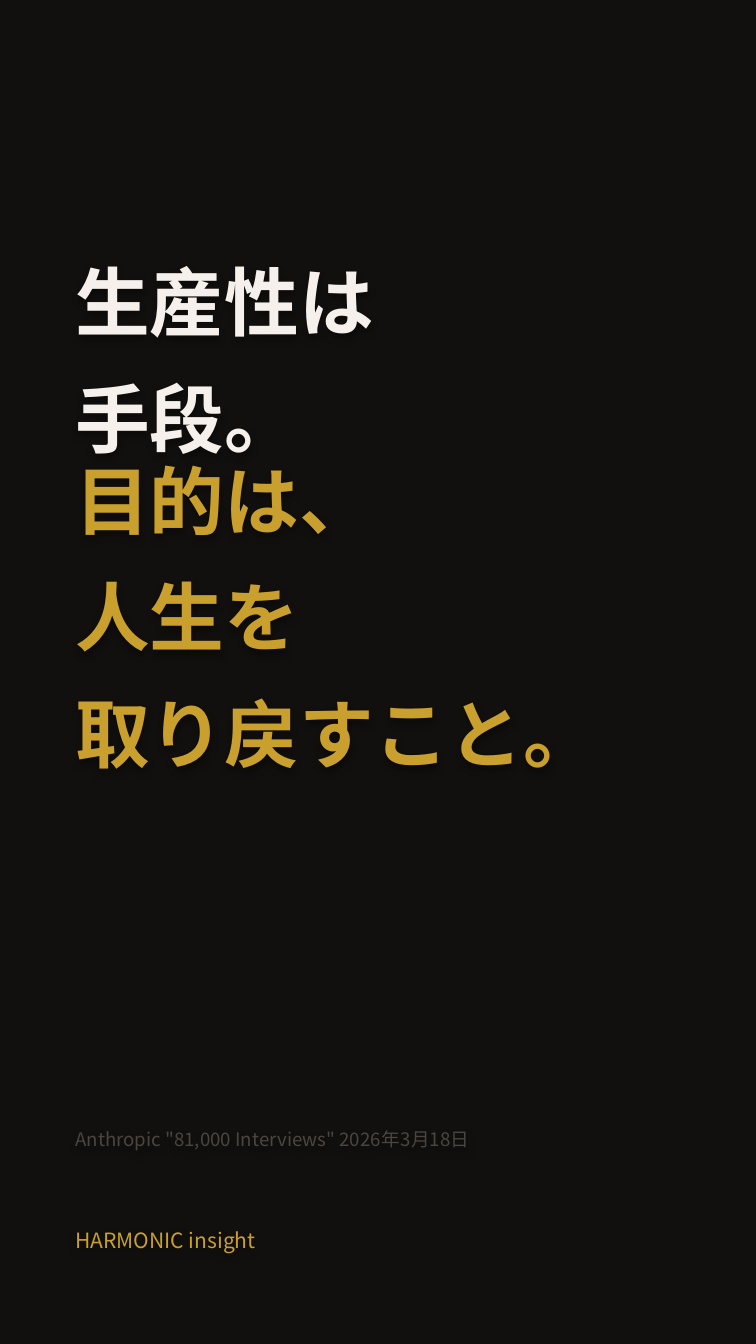
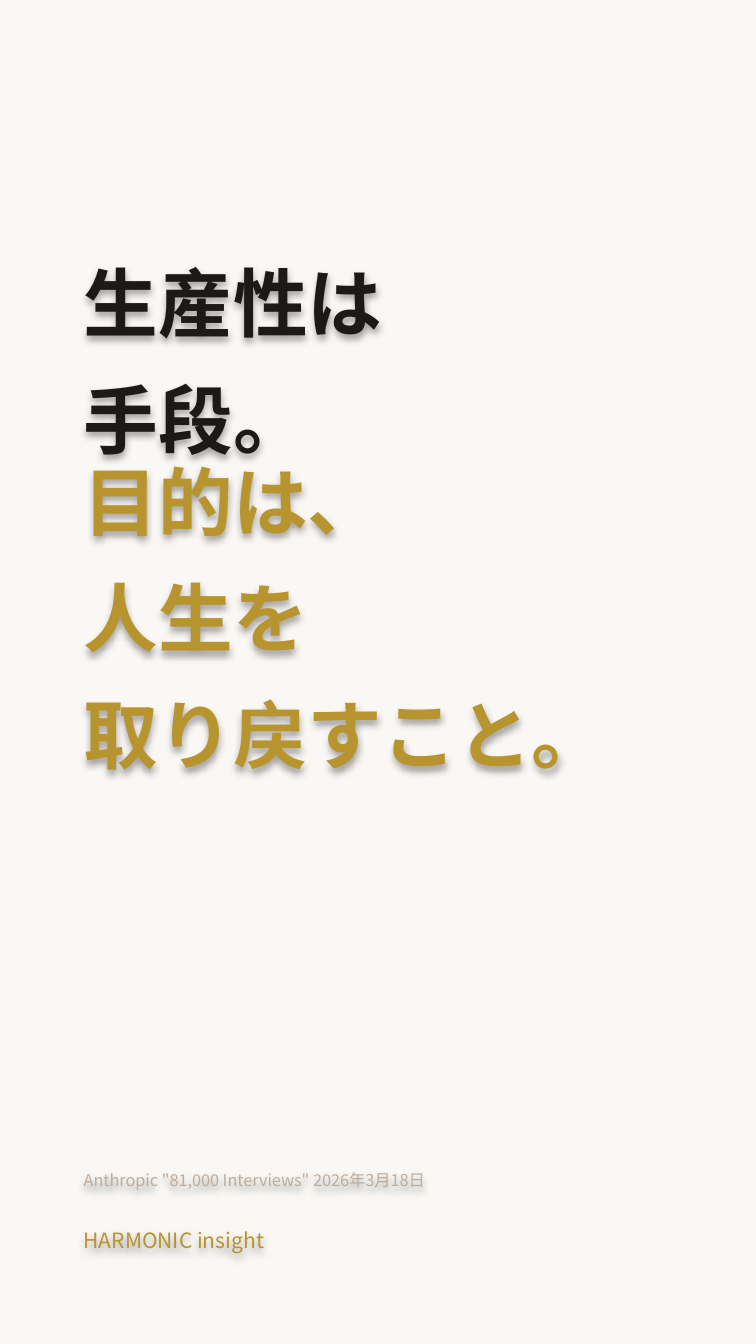
Before and after one commit to HarmonicInsight/harmonic-marketing, a slide deck: slide 5 of content/youtube/shorts/SHORT_NEWS_01_anthropic_freedom.pptx. Drawn at 756x1344 pixels with LibreOffice and Linux fonts; fonts in the diff are those of the drawing. Boxes give left, top, right and bottom in pixels: in the first picture for what was removed or moved away, otherwise in the second. Text is boxed around its words. In the diff, an @@ line names an element or a change of style, - is before the commit and + after.

```diff
--- a/content/youtube/shorts/SHORT_NEWS_01_anthropic_freedom.pptx
+++ b/content/youtube/shorts/SHORT_NEWS_01_anthropic_freedom.pptx
@@ background #12100E to #FAF8F5 @@
@@ text "生産性は": place and size @@
-text "生産性は" at (75,266,374,466)
+text "生産性は" at (84,267,383,459)
@@ text "生産性は" at (84,267,383,459): text colour #F5F0EB to #1C1917 @@
@@ text "目的は、" at (84,454,607,775): text colour #C9A02D to #B8942F @@
@@ text "目的は、": place and size @@
-text "目的は、" at (75,453,598,769)
+text "目的は、" at (84,454,607,775)
@@ text "Anthropic "81,000 Interviews" 2026年3月18日": place and size @@
-text "Anthropic "81,000 Interviews" 2026年3月18日" at (75,1131,469,1150)
+text "Anthropic "81,000 Interviews" 2026年3月18日" at (84,1173,425,1190)
@@ text "Anthropic "81,000 Interviews" 2026年3月18日" at (84,1173,425,1190): size 8 to 7 pt, text colour #4A4540 to #BFAD9C @@
@@ text "HARMONIC insight": place and size @@
-text "HARMONIC insight" at (75,1231,256,1253)
+text "HARMONIC insight" at (84,1231,264,1253)
@@ text "HARMONIC insight" at (84,1231,264,1253): text colour #C9A02D to #B8942F @@
```
Also in this commit, not shown: 4 other slides changed, 3 other files.
